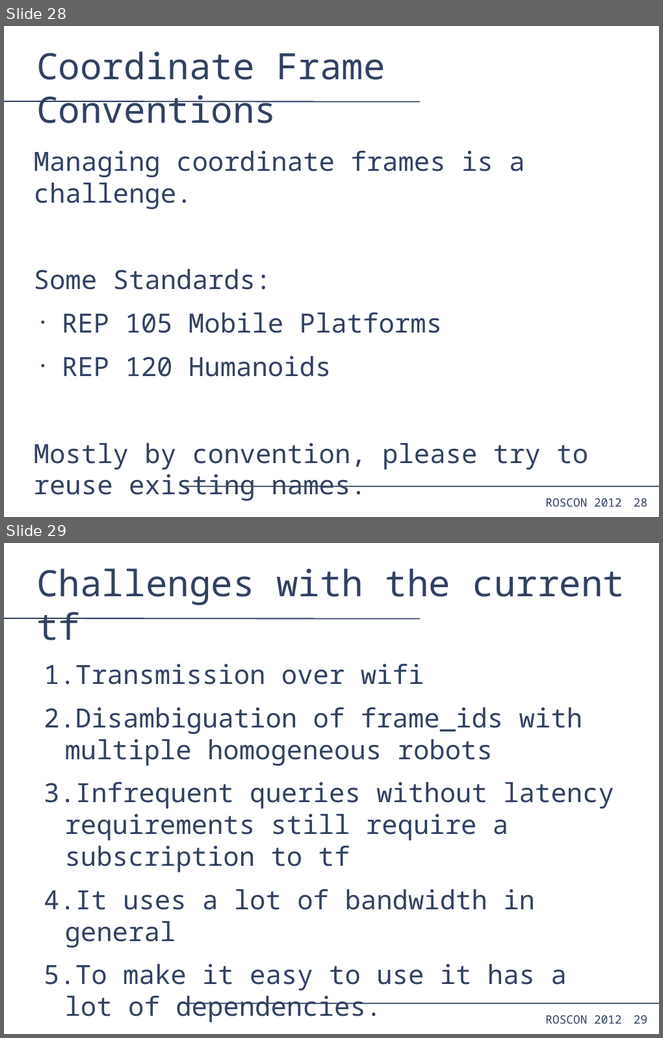
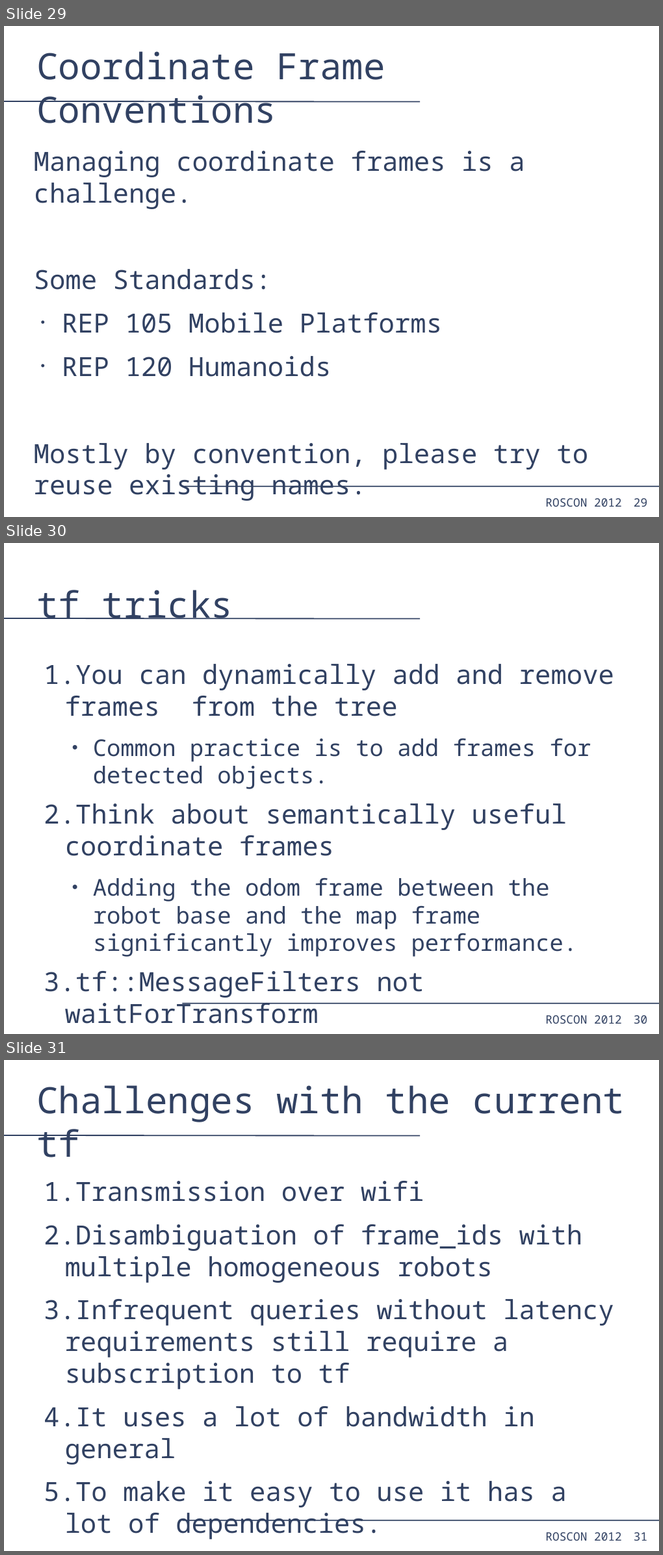
Before and after one commit to PR2/pr2_docs, a slide deck: pr2_training_workshop/tf/roscon_tf.odp. Shown one above the other, each under a label of ours: slides 28 and 29 before the commit, slides 29, 30 and 31 after it. The pictures are 663x1038 and 663x1555 pixels, drawn with LibreOffice and Linux fonts; fonts in the diff are those of the drawing. Boxes give left, top, right and bottom in pixels: in the first picture for what was removed or moved away, otherwise in the second. Text is boxed around its words. In the diff, an @@ line names an element or a change of style, - is before the commit and + after.

```diff
--- a/pr2_training_workshop/tf/roscon_tf.odp
+++ b/pr2_training_workshop/tf/roscon_tf.odp
@@ slide 30 added at (x1=4, y1=543, x2=659, y2=1034), background #FFFFFF; not listed: 4 template elements that a slide beside it also shows @@
@@ title added at (x1=36, y1=590, x2=233, y2=619), 44 pt, text #314162 @@
+tf tricks
@@ text added at (x1=44, y1=664, x2=614, y2=998), 28 pt, text #314162 @@
+1. You can dynamically add and remove frames from the tree
+  ● Common practice is to add frames for detected objects.
+2. Think about semantically useful coordinate frames
+  ● Adding the odom frame between the robot base and the map frame significantly improves performance.
+3. tf::MessageFilters not waitForTransform
@@ what was slide 28 is now slide 29 @@
@@ page number at (x1=634, y1=499, x2=648, y2=507): text changed @@
-28
+29
@@ what was slide 29 is now slide 31 @@
@@ page number at (x1=634, y1=1533, x2=648, y2=1541): text changed @@
-29
+31
```
Also in this commit, not shown: 1 slide changed, 2 other slides added.
